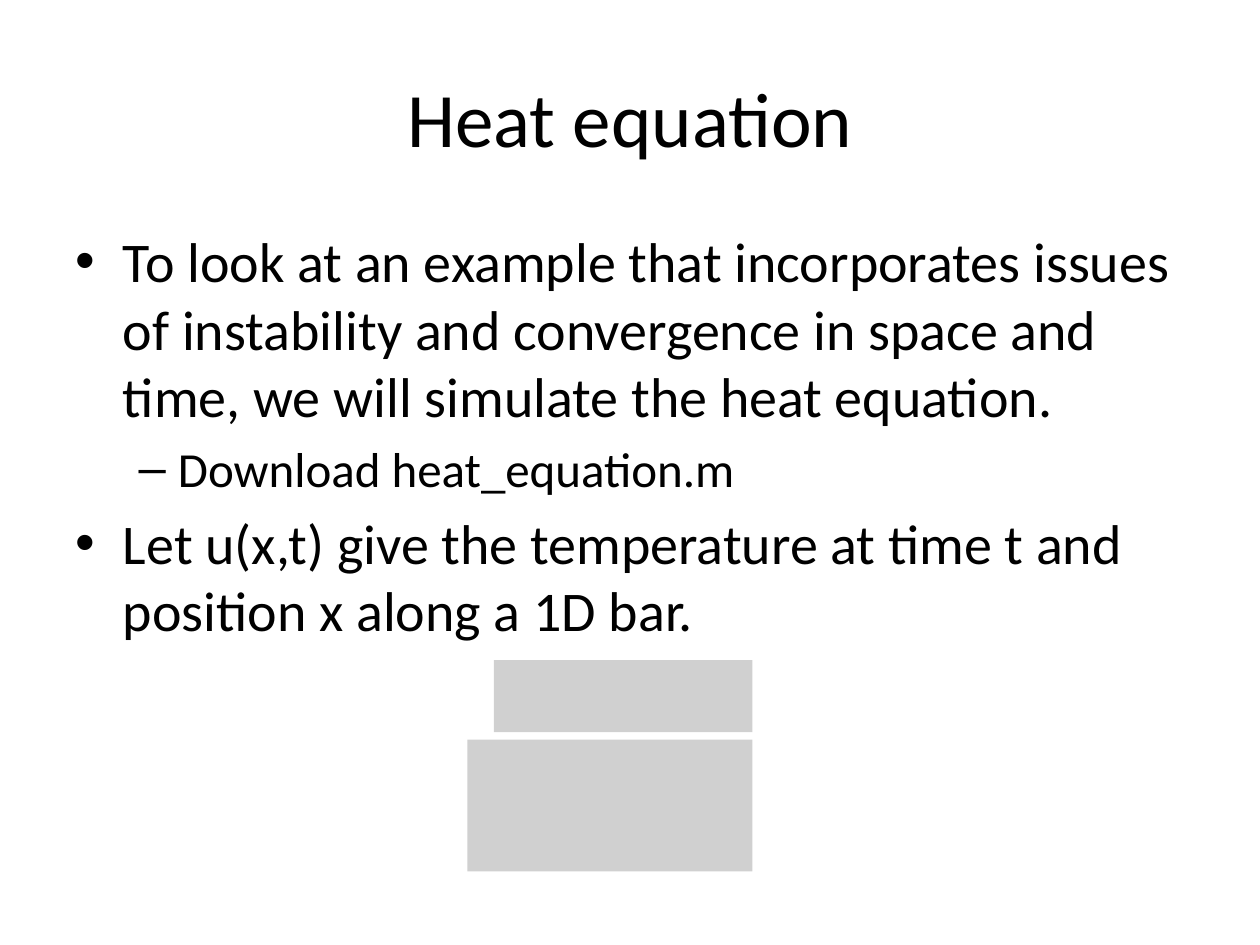
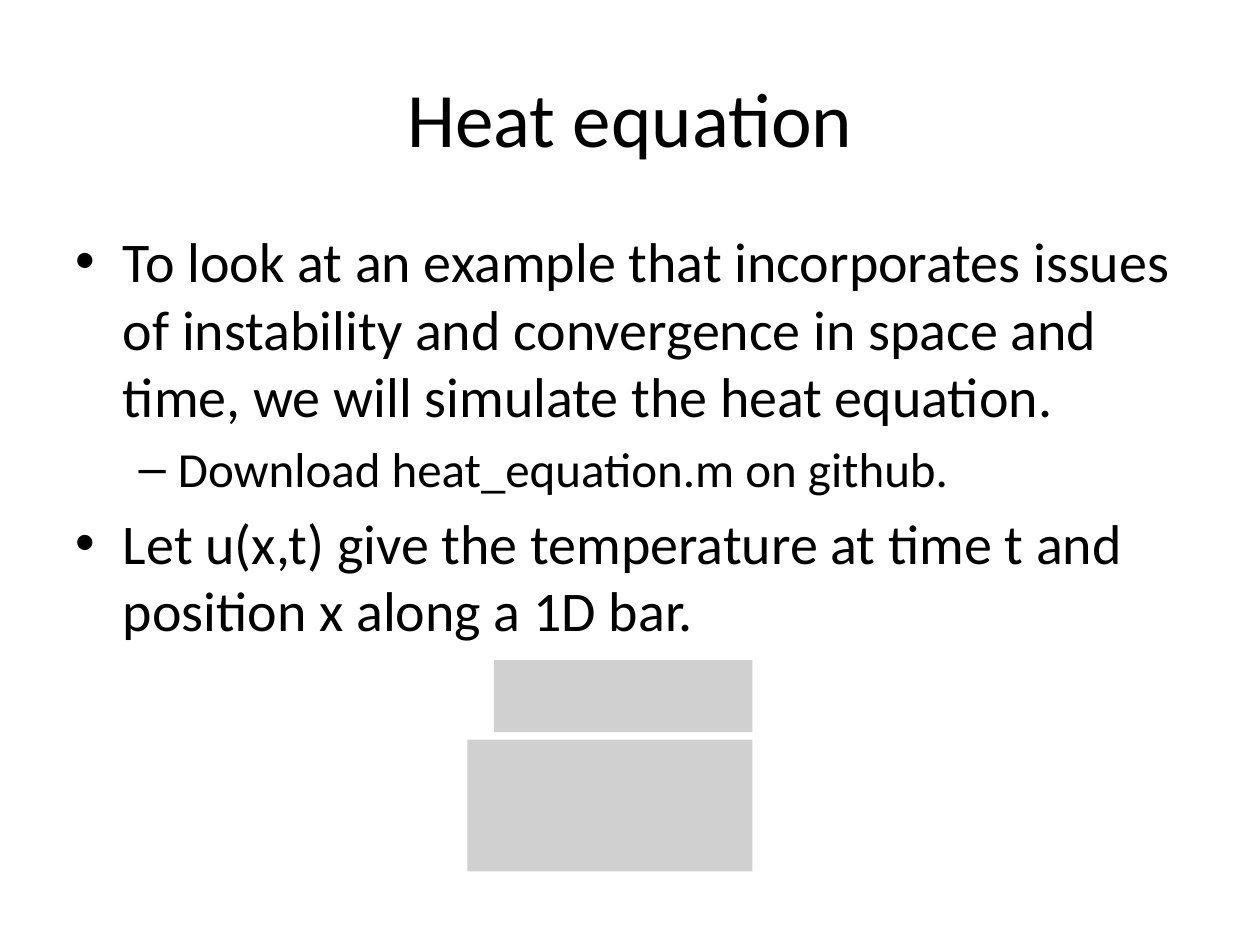
Before and after one commit to fairyflies9/IBAMR-Tutorials, a slide deck: slide 20 of IBAMR Lectures/Lecture 2 - Overview of IBM and Numerical Considerations.pptx. Drawn at 1260x945 pixels with LibreOffice and Linux fonts; fonts in the diff are those of the drawing; grey boxes stand for pictures. Boxes give left, top, right and bottom in pixels: in the first picture for what was removed or moved away, otherwise in the second. Text is boxed around its words. In the diff, an @@ line names an element or a change of style, - is before the commit and + after.

```diff
--- a/IBAMR Lectures/Lecture 2 - Overview of IBM and Numerical Considerations.pptx
+++ b/IBAMR Lectures/Lecture 2 - Overview of IBM and Numerical Considerations.pptx
@@ text at [178, 453, 948, 496]: text changed @@
-  – Download heat_equation.m
+  – Download heat_equation.m on github.
```
Also in this commit, not shown: 4 other slides changed, 5 other files.
